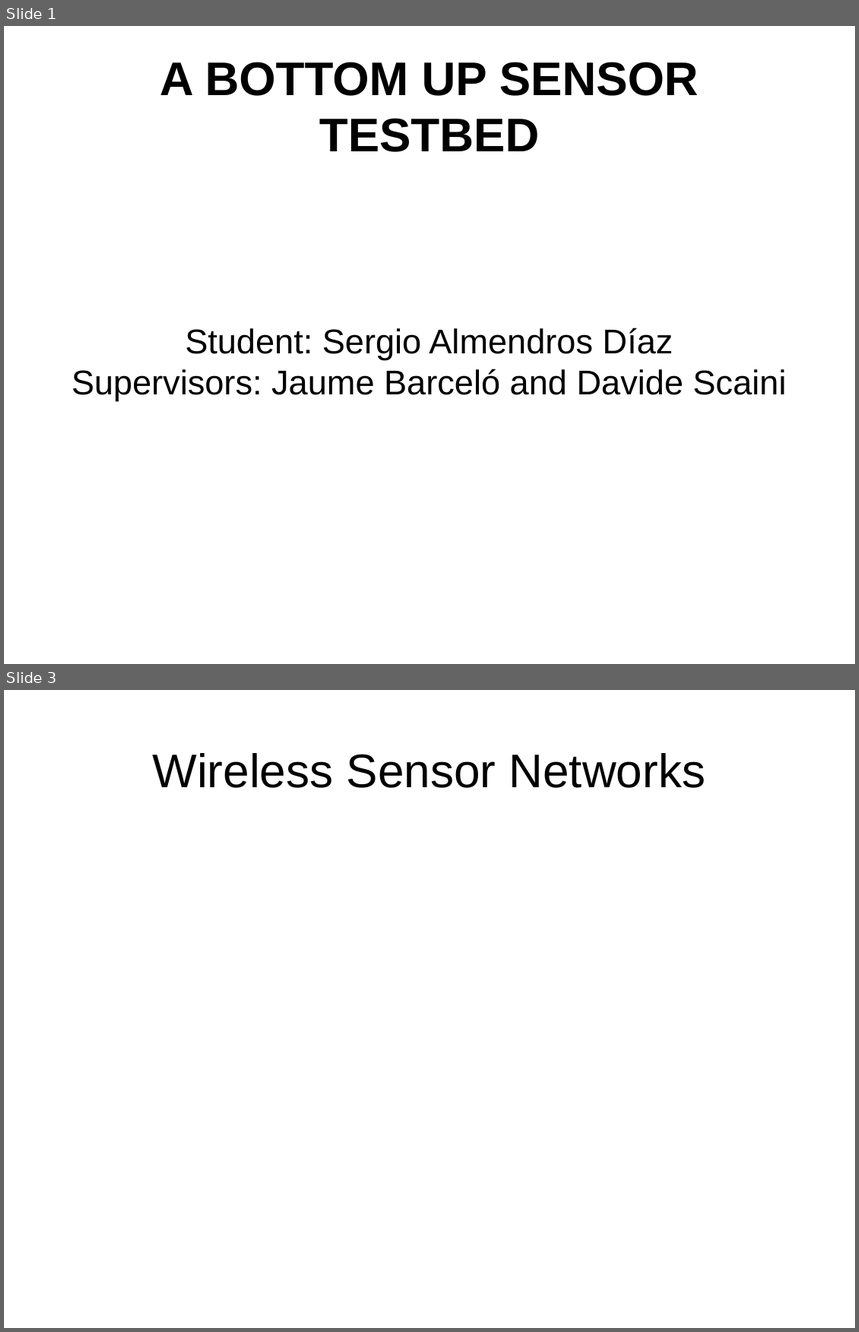
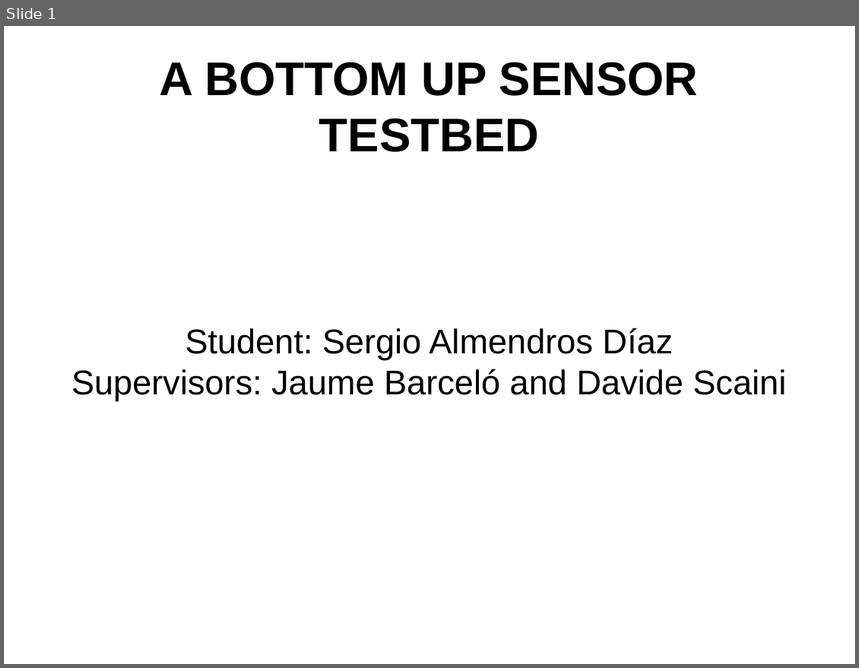
Before and after one commit to SergioAlmendros/A-bottom-up-sensor-testbed, a slide deck: Presentation/presentation2.odp. Shown one above the other, each under a label of ours: slides 1 and 3 before the commit, slide 1 after it; the slides between them are not shown. The pictures are 859x1332 and 859x668 pixels, drawn with LibreOffice and Linux fonts; fonts in the diff are those of the drawing. Boxes give left, top, right and bottom in pixels: in the first picture for what was removed or moved away, otherwise in the second. Text is boxed around its words. In the diff, an @@ line names an element or a change of style, - is before the commit and + after.

```diff
--- a/Presentation/presentation2.odp
+++ b/Presentation/presentation2.odp
@@ slide 3 removed at (x1=4, y1=690, x2=855, y2=1328), background #FFFFFF @@
@@ title removed at (x1=153, y1=753, x2=705, y2=788) @@
-Wireless Sensor Networks
```
Also in this commit, not shown: 15 slides changed, 5 slides added, 4 other slides removed, 7 other files.
